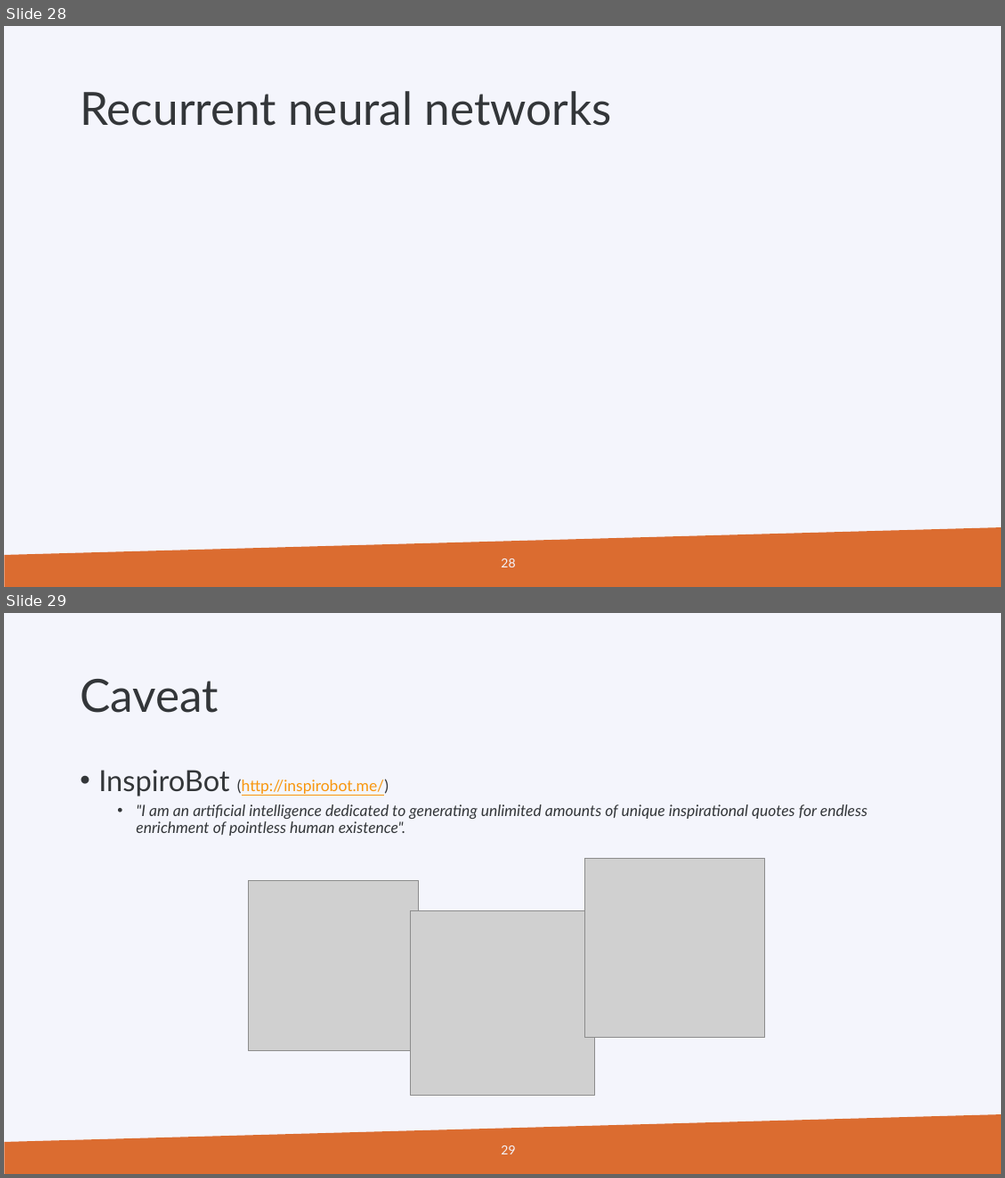
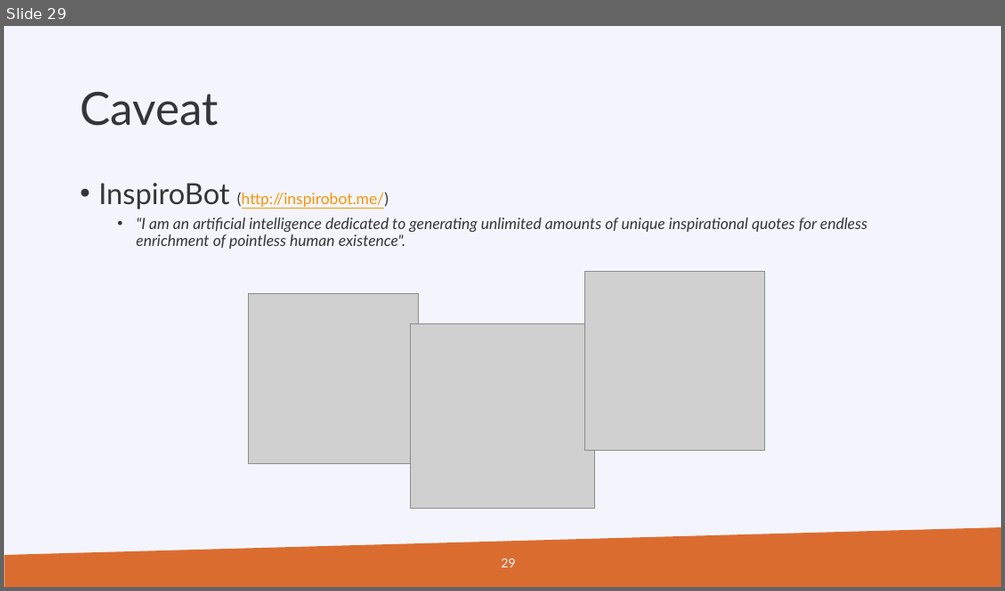
Before and after one commit to gjbex/PRACE_ML, a slide deck: prace_days_ml_2019.pptx. Shown one above the other, each under a label of ours: slides 28 and 29 before the commit, slide 29 after it. The pictures are 1005x1178 and 1005x591 pixels, drawn with LibreOffice and Linux fonts; fonts in the diff are those of the drawing; grey boxes stand for pictures; background and template pictures are left out. Boxes give left, top, right and bottom in pixels: in the first picture for what was removed or moved away, otherwise in the second. Text is boxed around its words. In the diff, an @@ line names an element or a change of style, - is before the commit and + after.

```diff
--- a/prace_days_ml_2019.pptx
+++ b/prace_days_ml_2019.pptx
@@ slide 28 removed at (4,26,1001,587), background #F4F5FC; not listed: 1 template element that a slide beside it also shows @@
@@ title removed at (80,91,612,126) @@
-Recurrent neural networks
@@ page number removed at (501,558,515,567) @@
-28
```
Also in this commit, not shown: 1 slide added.
